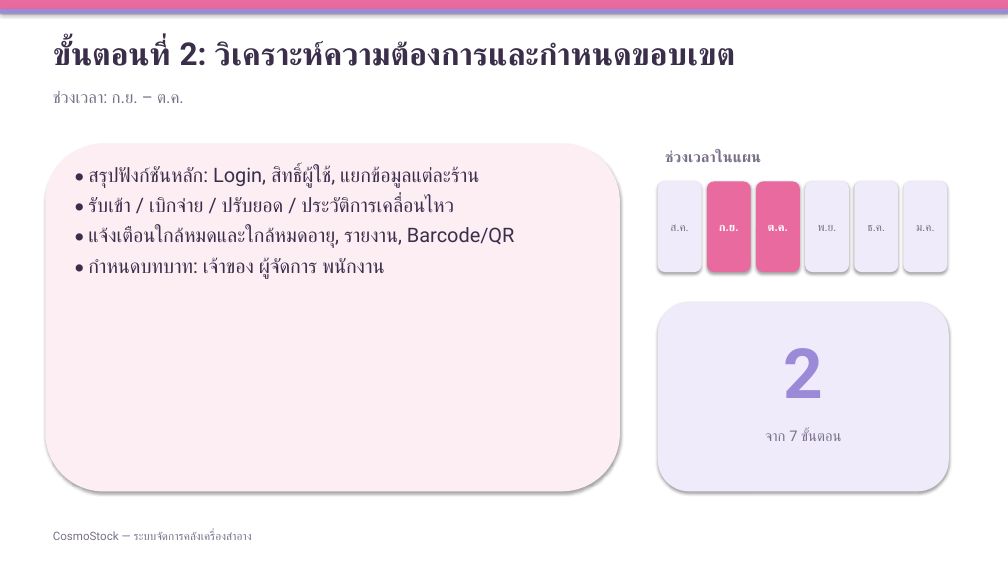
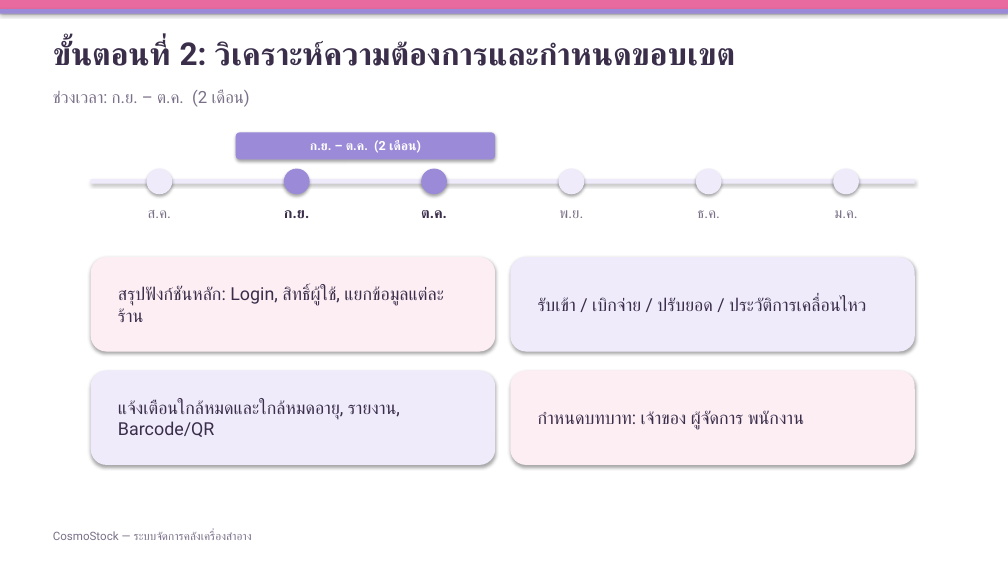
Before and after one commit to chakkrit4456/Cosmo-stock, a slide deck: slide 2 of doc/CosmoStock-ขั้นตอนการดำเนินงาน.pptx. Drawn at 1008x567 pixels with LibreOffice and Linux fonts; fonts in the diff are those of the drawing. Boxes give left, top, right and bottom in pixels: in the first picture for what was removed or moved away, otherwise in the second. Text is boxed around its words. In the diff, an @@ line names an element or a change of style, - is before the commit and + after.

```diff
--- a/doc/CosmoStock-ขั้นตอนการดำเนินงาน.pptx
+++ b/doc/CosmoStock-ขั้นตอนการดำเนินงาน.pptx
@@ text at [53,90,250,107]: text changed @@
-ช่วงเวลา: ก.ย. – ต.ค.
+ช่วงเวลา: ก.ย. – ต.ค. (2 เดือน)
@@ rounded rectangle removed at [45,144,620,492] @@
@@ rounded rectangle added at [236,132,495,160], fill #9B8AD8, 12 pt, text #FFFFFF, bold @@
+ก.ย. – ต.ค. (2 เดือน)
@@ text removed at [88,166,514,279] @@
-• สรุปฟังก์ชันหลัก: Login, สิทธิ์ผู้ใช้, แยกข้อมูลแต่ละร้าน
-• รับเข้า / เบิกจ่าย / ปรับยอด / ประวัติการเคลื่อนไหว
-• แจ้งเตือนใกล้หมดและใกล้หมดอายุ, รายงาน, Barcode/QR
-• กำหนดบทบาท: เจ้าของ ผู้จัดการ พนักงาน
@@ rectangle added at [91,179,915,184], fill #EFEBFB @@
@@ ellipse added at [147,169,172,194], fill #EFEBFB @@
@@ ellipse added at [284,169,309,194], fill #9B8AD8 @@
@@ ellipse added at [421,169,447,194], fill #9B8AD8 @@
@@ ellipse added at [559,169,585,194], fill #EFEBFB @@
@@ text removed at [665,150,761,162] @@
-ช่วงเวลาในแผน
@@ ellipse added at [696,169,722,194], fill #EFEBFB @@
@@ ellipse added at [833,169,859,194], fill #EFEBFB @@
@@ text "ส.ค.": place and size @@
-text "ส.ค." at [658,181,702,272]
+text "ส.ค." at [148,210,171,218]
@@ text "ก.ย.": place and size @@
-text "ก.ย." at [707,181,751,272]
+text "ก.ย." at [284,210,309,219]
@@ text "ก.ย." at [284,210,309,219]: size 11 to 14 pt, text colour #FFFFFF to #3A2E4A; more space between paragraphs; vertical alignment middle to top; fill #E86A9E to none; shadow off @@
@@ text "ต.ค." at [421,210,447,218]: size 11 to 14 pt, text colour #FFFFFF to #3A2E4A; more space between paragraphs; vertical alignment middle to top; fill #E86A9E to none; shadow off @@
@@ text "ต.ค.": place and size @@
-text "ต.ค." at [756,181,800,272]
+text "ต.ค." at [421,210,447,218]
@@ size 11 to 14 pt; more space between paragraphs; vertical alignment middle to top; fill #EFEBFB to none; shadow off in 4 elements at [834,210,858,218], [697,210,719,218], [148,210,171,218], [559,210,583,218] @@
@@ text "พ.ย.": place and size @@
-text "พ.ย." at [805,181,849,272]
+text "พ.ย." at [559,210,583,218]
@@ text "ธ.ค.": place and size @@
-text "ธ.ค." at [854,181,898,272]
+text "ธ.ค." at [697,210,719,218]
@@ text "ม.ค.": place and size @@
-text "ม.ค." at [904,181,948,272]
+text "ม.ค." at [834,210,858,218]
@@ rounded rectangle added at [91,257,495,352], fill #FDEEF4, 17 pt, text #3A2E4A @@
+สรุปฟังก์ชันหลัก: Login, สิทธิ์ผู้ใช้, แยกข้อมูลแต่ละร้าน
@@ rounded rectangle added at [510,257,915,352], fill #EFEBFB, 17 pt, text #3A2E4A @@
+รับเข้า / เบิกจ่าย / ปรับยอด / ประวัติการเคลื่อนไหว
@@ rounded rectangle removed at [658,302,949,492] @@
@@ text removed at [783,348,823,398] @@
-2
@@ rounded rectangle added at [91,371,495,465], fill #EFEBFB, 17 pt, text #3A2E4A @@
+แจ้งเตือนใกล้หมดและใกล้หมดอายุ, รายงาน, Barcode/QR
@@ rounded rectangle added at [510,371,915,465], fill #FDEEF4, 17 pt, text #3A2E4A @@
+กำหนดบทบาท: เจ้าของ ผู้จัดการ พนักงาน
@@ text removed at [765,430,841,441] @@
-จาก 7 ขั้นตอน
```
Also in this commit, not shown: 6 other slides changed.
